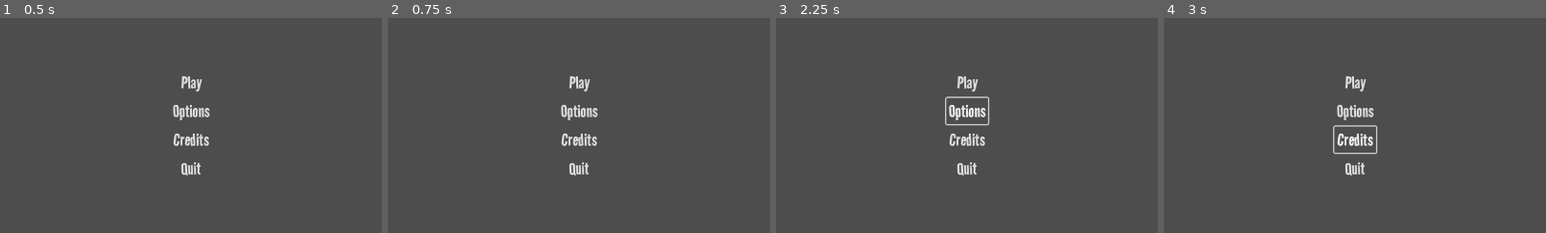
Above: before the commit, frames 1-4 (left to right).
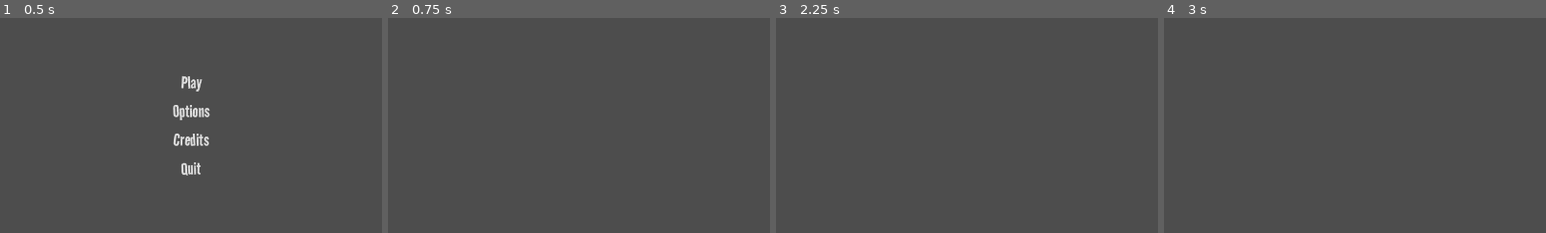
Above: after the commit, the same moments.

Repository: Spectryl/PopTheBubble
Game: Godot game, scene res://Scenes/Main/GameMaster.tscn
Same seed, same stepped clock (60 frames per second), same inputs: the game is played once before the commit and once after it.
Inputs (mouse positions are % of the whole screen's width and height, from its top left):
- Up to frame 1 (0.5 s): no input
- Up to frame 2 (0.75 s): click "Play" at 0.5 s
- Up to frame 3 (2.25 s): click (50, 40) at 1.25 s, where only the run before the commit has a clickable "Play"; click (50, 47) at 2 s, where only the run before the commit has a clickable "Options"
- Up to frame 4 (3 s): click (50, 53) at 2.75 s, where only the run before the commit has a clickable "Credits"
The pictures show only the part of the screen within x 25-75%, y 25-75%; the shares and areas given below are measured in that part.

Frame 1 is identical in both runs. In frame 2, 1.1% of the frame differs, in the area x 45-55%, y 27-74%; in frame 3, 1.5%; in frame 4, 1.5%, in the area x 44-56%, y 27-74%.
Error before the commit: Cannot call method 'queue_free' on a null value. (res://Scripts/Main)

Commit message:
add: Basic Player Script
even has short hoping!

Diff:
--- a/Scenes/Main Menu/MainMaster.tscn
+++ b/Scenes/Main Menu/MainMaster.tscn
@@ -1,6 +1,14 @@
-[gd_scene load_steps=2 format=3 uid="uid://dbjac5fnfs35l"]
+[gd_scene load_steps=4 format=3 uid="uid://dbjac5fnfs35l"]
 
 [ext_resource type="Script" uid="uid://dxyyr1ix1p24e" path="res://Scripts/Main/main_master.gd" id="1_tsgew"]
+[ext_resource type="PackedScene" uid="uid://hgpssyy78rr" path="res://Scenes/world_boundary.tscn" id="2_kmc7b"]
+[ext_resource type="PackedScene" uid="uid://2xr5r7dti6l1" path="res://Scenes/player.tscn" id="3_uxtqc"]
 
 [node name="MainMaster" type="Node2D"]
 script = ExtResource("1_tsgew")
+
+[node name="WorldBoundary" parent="." instance=ExtResource("2_kmc7b")]
+visible = false
+
+[node name="Player" parent="." instance=ExtResource("3_uxtqc")]
+JUMP_POWER = 500
--- /dev/null
+++ b/Scenes/player.tscn
@@ -0,0 +1,18 @@
+[gd_scene load_steps=3 format=3 uid="uid://2xr5r7dti6l1"]
+
+[ext_resource type="Script" uid="uid://bq1g3vqh3w0o5" path="res://Scripts/player.gd" id="1_v0iea"]
+
+[sub_resource type="CapsuleShape2D" id="CapsuleShape2D_f60y1"]
+radius = 27.0
+height = 118.0
+
+[node name="Player" type="CharacterBody2D"]
+script = ExtResource("1_v0iea")
+SPEED = 100
+ACCELERATION = 8
+FRICTION = 21
+JUMP_POWER = 500
+
+[node name="CollisionShape2D" type="CollisionShape2D" parent="."]
+position = Vector2(0, -60)
+shape = SubResource("CapsuleShape2D_f60y1")
--- a/Scripts/Main/game_master.gd
+++ b/Scripts/Main/game_master.gd
@@ -21,6 +21,6 @@
 			current_scene = load("res://Scenes/Main Menu/MainMenuMaster.tscn").instantiate()
 			current_activity = GameActivity.MAIN_MENU
 		GameActivity.GAME:
-			current_scene = load("res://Scenes/Main Menu/MainMenuMaster.tscn").instantiate()
+			current_scene = load("res://Scenes/Main Menu/MainMaster.tscn").instantiate()
 			current_activity = GameActivity.GAME
 	add_child(current_scene)
--- /dev/null
+++ b/Scripts/player.gd
@@ -0,0 +1,37 @@
+class_name Player
+extends CharacterBody2D
+@export var SPEED : int
+@export var ACCELERATION : int
+@export var FRICTION : int
+@export var JUMP_POWER : int
+var GRAVITY : int = ProjectSettings.get_setting("physics/2d/default_gravity")
+
+var is_dead : bool
+var is_invincible : bool
+var is_jumping : bool
+var is_attacking : bool
+
+func _physics_process(delta: float) -> void:
+	handle_gravity(delta)
+	handle_landing()
+	handle_player_input(delta)
+	move_and_slide()
+func handle_gravity(delta: float) -> void:
+	if not is_on_floor(): velocity.y += GRAVITY * delta
+func handle_player_input(delta: float) -> void:
+	var direction = Input.get_axis("MoveLeft", "MoveRight")
+	if direction != 0: velocity.x = lerp(velocity.x, direction * SPEED, ACCELERATION * delta)
+	else: velocity.x = lerp(velocity.x, 0.0, FRICTION * delta)
+	handle_player_jump()
+func handle_player_jump() -> void:
+	# Jump
+	if Input.is_action_just_pressed("Jump") and is_on_floor():
+		velocity.y = JUMP_POWER * -1
+		is_jumping = true
+	# Short Hop/Cancel Jump
+	if Input.is_action_just_released("Jump") and velocity.y < 0:
+		velocity.y = 0
+		is_jumping = false
+func handle_landing() -> void:
+	if is_on_floor() and is_jumping:
+		is_jumping = false
--- a/project.godot
+++ b/project.godot
@@ -20,6 +20,38 @@
 window/size/viewport_width=1280
 window/size/viewport_height=720
 
+[input]
+
+MoveLeft={
+"deadzone": 0.2,
+"events": [Object(InputEventKey,"resource_local_to_scene":false,"resource_name":"","device":-1,"window_id":0,"alt_pressed":false,"shift_pressed":false,"ctrl_pressed":false,"meta_pressed":false,"pressed":false,"keycode":0,"physical_keycode":65,"key_label":0,"unicode":97,"location":0,"echo":false,"script":null)
+]
+}
+MoveRight={
+"deadzone": 0.2,
+"events": [Object(InputEventKey,"resource_local_to_scene":false,"resource_name":"","device":-1,"window_id":0,"alt_pressed":false,"shift_pressed":false,"ctrl_pressed":false,"meta_pressed":false,"pressed":false,"keycode":0,"physical_keycode":68,"key_label":0,"unicode":100,"location":0,"echo":false,"script":null)
+]
+}
+MoveDown={
+"deadzone": 0.2,
+"events": [Object(InputEventKey,"resource_local_to_scene":false,"resource_name":"","device":-1,"window_id":0,"alt_pressed":false,"shift_pressed":false,"ctrl_pressed":false,"meta_pressed":false,"pressed":false,"keycode":0,"physical_keycode":83,"key_label":0,"unicode":115,"location":0,"echo":false,"script":null)
+]
+}
+Jump={
+"deadzone": 0.2,
+"events": [Object(InputEventKey,"resource_local_to_scene":false,"resource_name":"","device":-1,"window_id":0,"alt_pressed":false,"shift_pressed":false,"ctrl_pressed":false,"meta_pressed":false,"pressed":false,"keycode":0,"physical_keycode":32,"key_label":0,"unicode":32,"location":0,"echo":false,"script":null)
+]
+}
+Attack={
+"deadzone": 0.2,
+"events": [Object(InputEventMouseButton,"resource_local_to_scene":false,"resource_name":"","device":-1,"window_id":0,"alt_pressed":false,"shift_pressed":false,"ctrl_pressed":false,"meta_pressed":false,"button_mask":0,"position":Vector2(0, 0),"global_position":Vector2(0, 0),"factor":1.0,"button_index":1,"canceled":false,"pressed":false,"double_click":false,"script":null)
+]
+}
+
+[physics]
+
+common/physics_interpolation=true
+
 [rendering]
 
 renderer/rendering_method="gl_compatibility"
Not shown, added: Scripts/player.gd.uid
